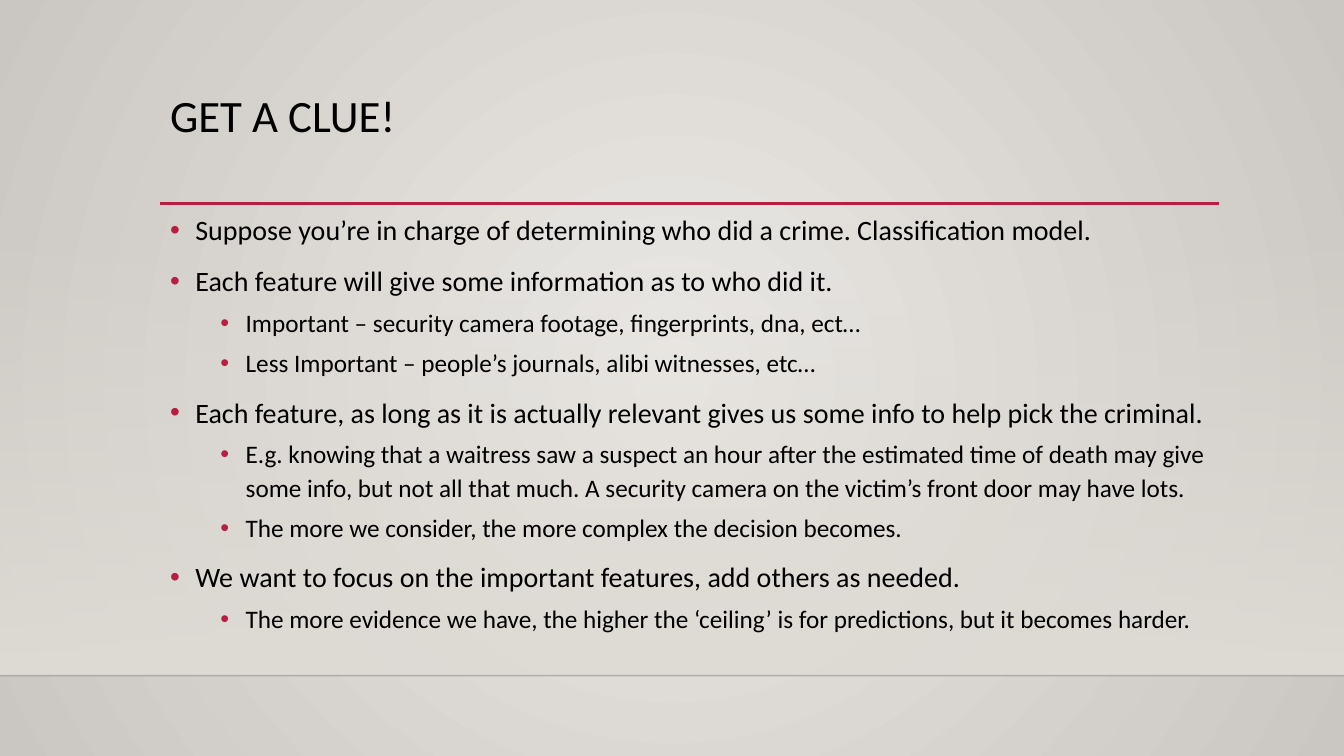
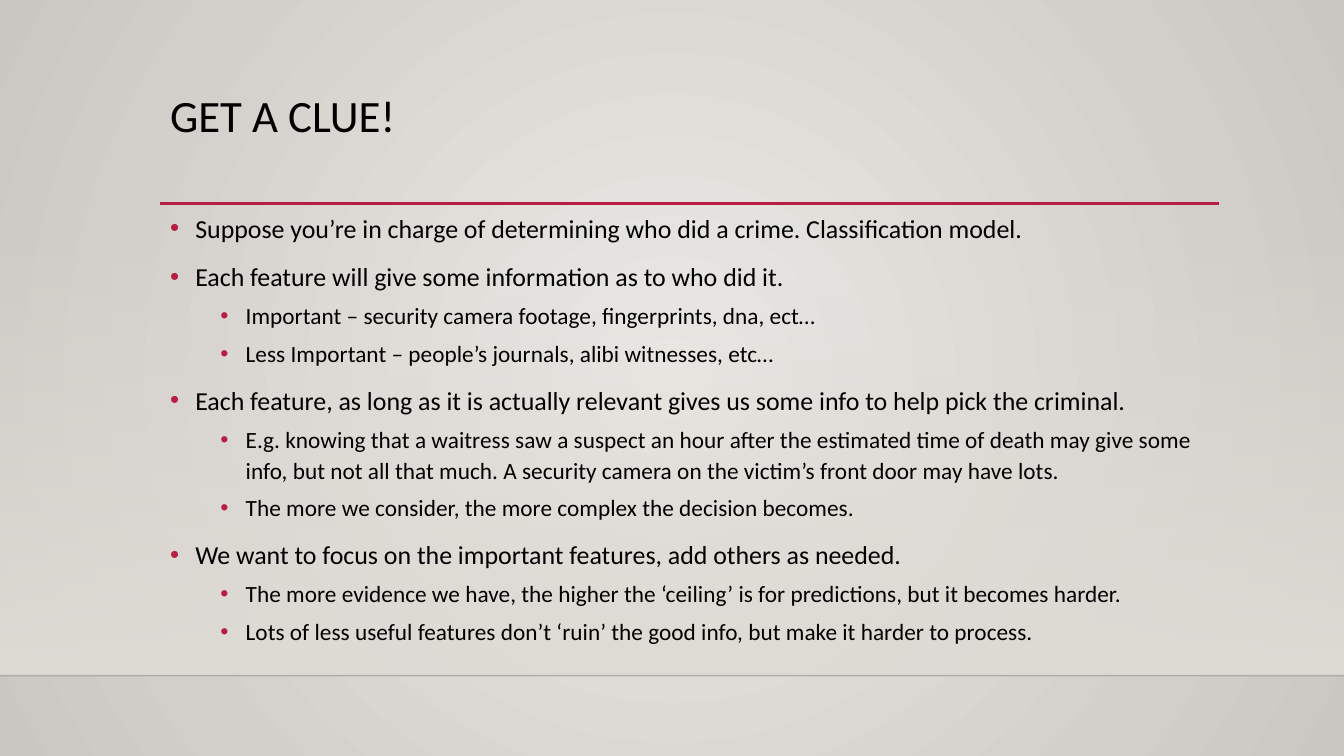
Before and after one commit to AkeemSemperDataScience/Intro_to_Machine_Learning_Students, a slide deck: slide 14 of reference_content/Slides/009_Feature_Selection.pptx (slide 11 before the commit). Drawn at 1344x756 pixels with LibreOffice and Linux fonts; fonts in the diff are those of the drawing; background and template pictures are left out. Boxes give left, top, right and bottom in pixels: in the first picture for what was removed or moved away, otherwise in the second. Text is boxed around its words. In the diff, an @@ line names an element or a change of style, - is before the commit and + after.

```diff
--- a/reference_content/Slides/009_Feature_Selection.pptx
+++ b/reference_content/Slides/009_Feature_Selection.pptx
@@ text at [195,220,1191,606]: size 20 to 18.5 pt in "Suppose you’re in charge of determining who ...", "Each feature will give some information as ...", "Each feature, as long as it is ...", "We want to focus on the important ..."; size 18 to 16.6 pt in "Important – security camera footage, fingerprints, dna, ...", "Less Important – people’s journals, alibi witnesses, ...", "E.g. knowing that a waitress saw a ...", "The more we consider, the more complex ..." and 1 more places @@
@@ text at [246,623,1032,644]: paragraph added @@
+  • Lots of less useful features don’t ‘ruin’ the good info, but make it harder to process.
```
Also in this commit, not shown: 1 other slide changed, 3 slides added, 7 other files.
